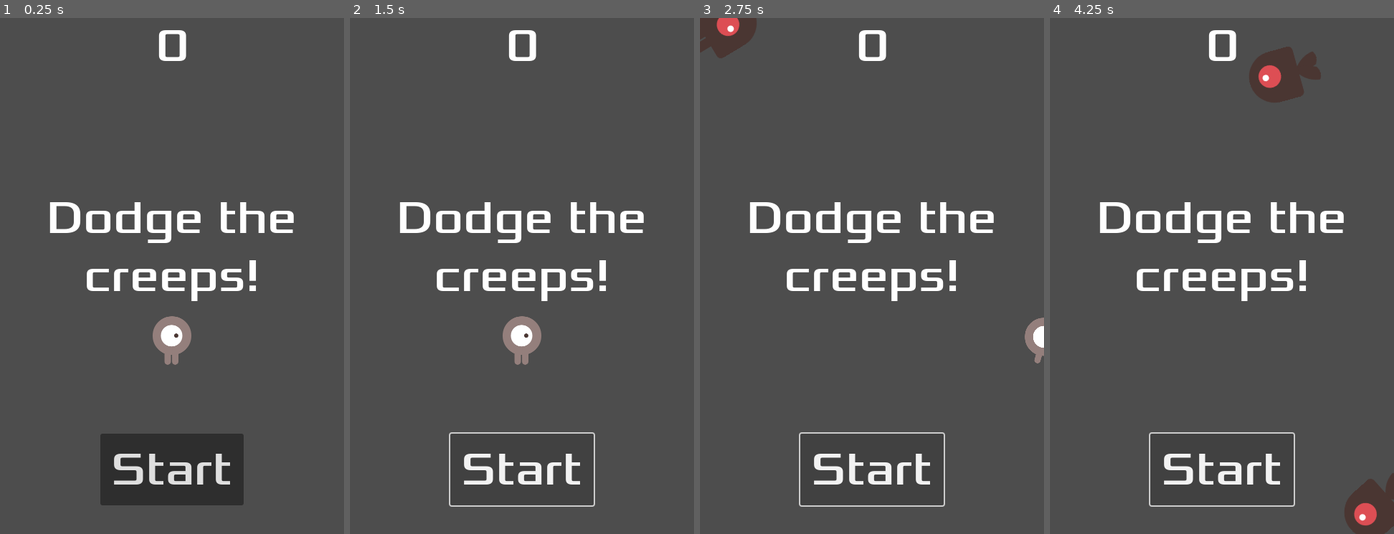
Above: before the commit, frames 1-4 (left to right).
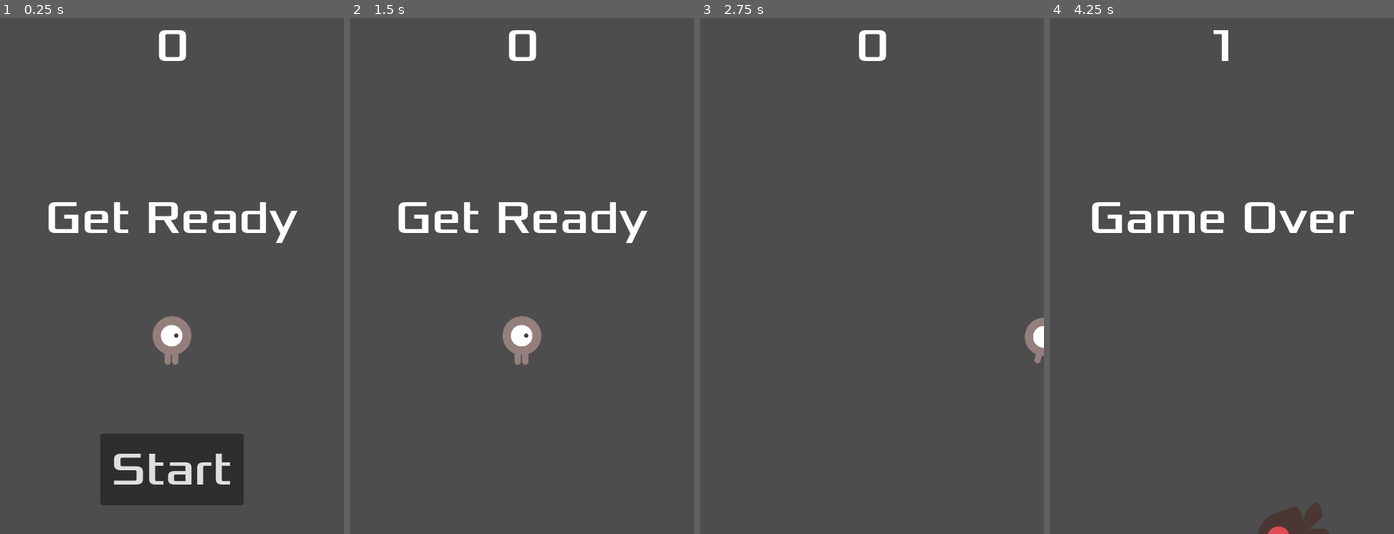
Above: after the commit, the same moments.

Repository: almightobasadre/DodgeTheCreeps_1289
Game: Godot game, scene res://main.tscn
Two runs of this game, one before a commit and one after it. Both use one fixed random seed, a clock stepped at 60 frames per second and the inputs below.
Inputs (mouse positions are in pixels of both pictures, inside the frame that each line leads up to):
- Up to frame 1 (0.25 s): no input
- Up to frame 2 (1.5 s): click "Start" at 0.5 s; click (522, 472) at 1.25 s, where only the run before the commit has a clickable "Start"
- Up to frame 3 (2.75 s): tap Enter at 2 s; hold Right (move_right) from 2.03 s (still down)
- Up to frame 4 (4.25 s): release Right (move_right) at 2.78 s; hold Down (move_down) 2.78-3.53 s; hold Right (move_right) from 3.53 s (still down)

The runs differ from the first frame. In frame 1, 2.9% of the frame differs, in the area x 13-87%, y 35-55%; in frame 2, 4.1%; in frame 3, 5.0%; in frame 4, 8.3%, in the area x 12-100%, y 2-100%.

Commit message:
Connected HUD to root node

Diff:
--- a/hud.gd
+++ b/hud.gd
@@ -17,3 +17,13 @@
 	# Make a one-shot timer and wait for it to finish.
 	await get_tree().create_timer(1.0).timeout
 	$StartButton.show()
+
+func update_score(score):
+	$ScoreLabel.text = str(score)
+
+func _on_start_button_pressed():
+	$StartButton.hide()
+	start_game.emit()
+
+func _on_message_timer_timeout():
+	$Message.hide()
--- a/hud.tscn
+++ b/hud.tscn
@@ -57,3 +57,6 @@
 [node name="MessageTimer" type="Timer" parent="."]
 wait_time = 2.0
 one_shot = true
+
+[connection signal="pressed" from="StartButton" to="." method="_on_start_button_pressed"]
+[connection signal="timeout" from="MessageTimer" to="." method="_on_message_timer_timeout"]
--- a/main.gd
+++ b/main.gd
@@ -19,11 +19,16 @@
 	$ScoreTimer.stop()
 	$MobTimer.stop()
 
+	$HUD.show_game_over()
+
 
 func new_game():
 	score = 0
 	$Player.start($StartPosition.position)
 	$StartTimer.start()
+
+	$HUD.update_score(score)
+	$HUD.show_message("Get Ready")
 
 
 func _on_mob_timer_timeout():
@@ -54,6 +59,7 @@
 
 func _on_score_timer_timeout():
 	score += 1
+	$HUD.update_score(score)
 
 
 func _on_start_timer_timeout():
